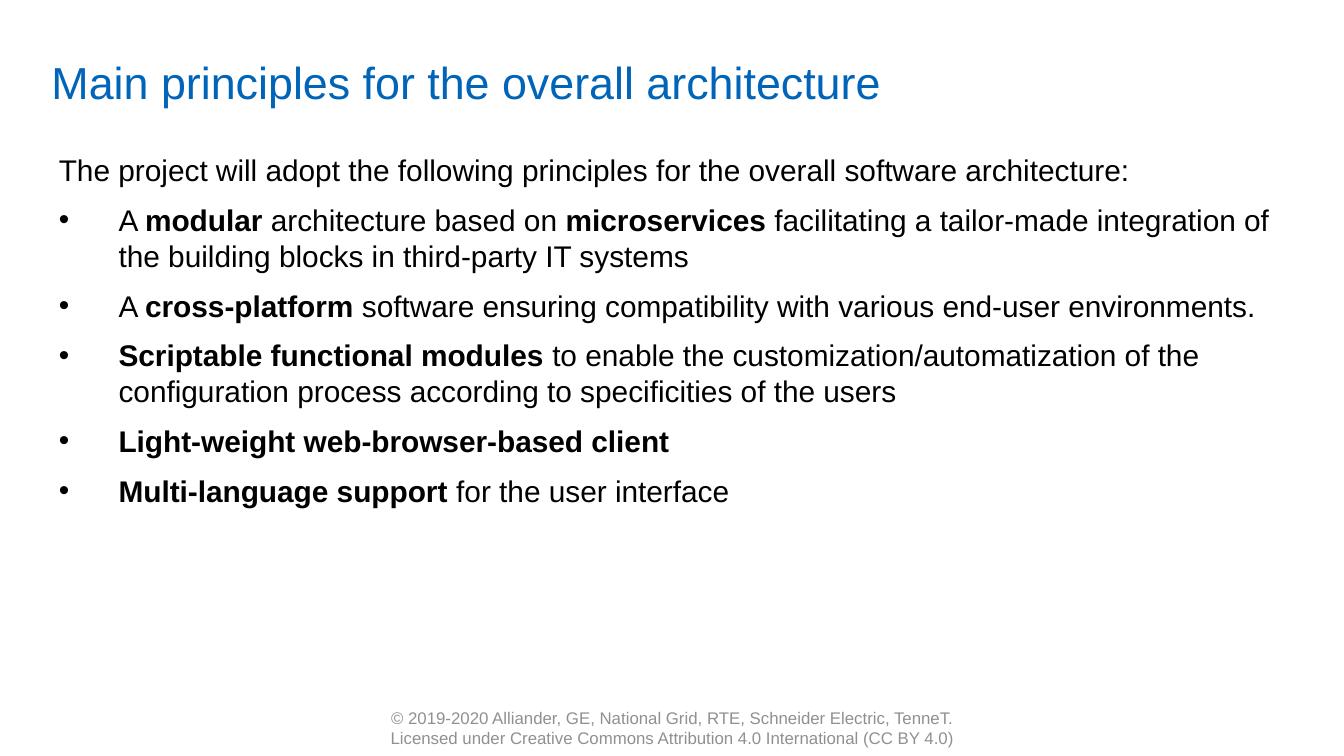
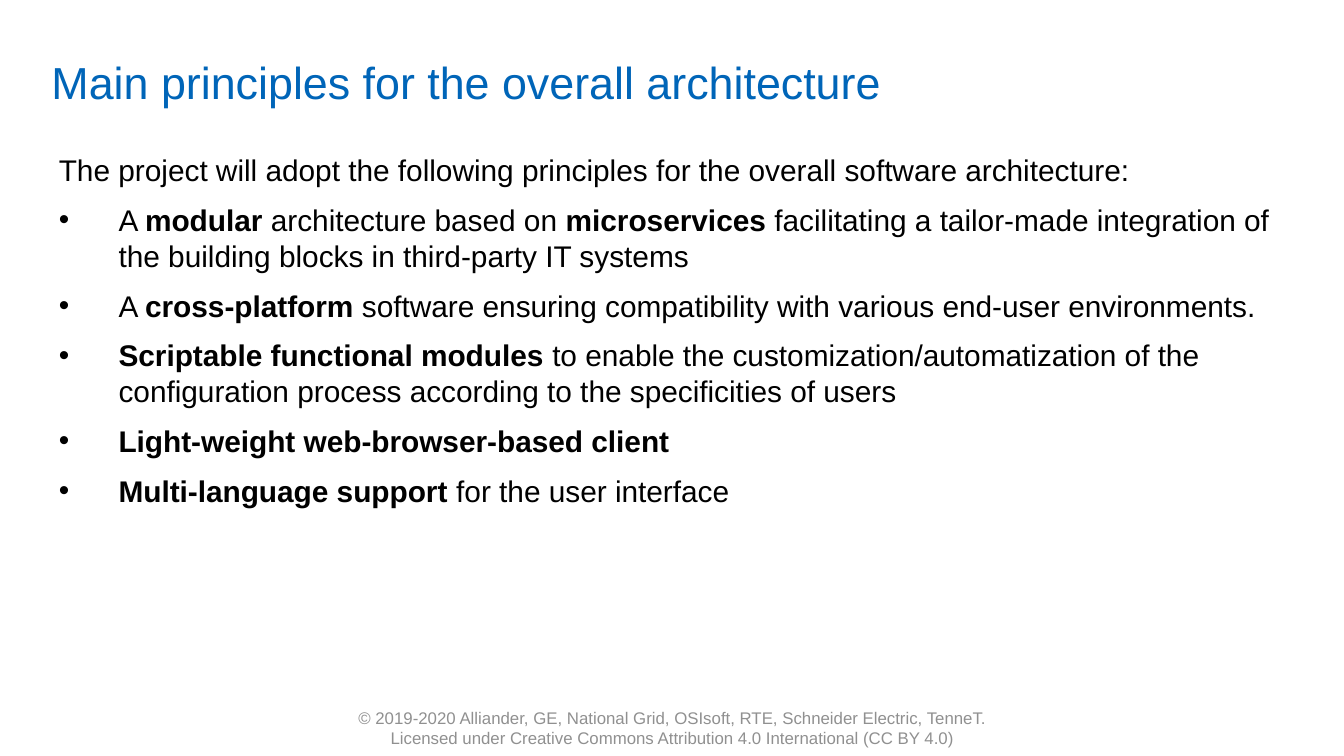
Before and after one commit to com-pas/contributing, a slide deck: slide 12 of roadmap-docs/CoMPAS Initial Roadmap - final version.pptx. Drawn at 1344x756 pixels with LibreOffice and Linux fonts; fonts in the diff are those of the drawing; background and template pictures are left out. Boxes give left, top, right and bottom in pixels: in the first picture for what was removed or moved away, otherwise in the second. Text is boxed around its words. In the diff, an @@ line names an element or a change of style, - is before the commit and + after.

```diff
--- a/roadmap-docs/CoMPAS Initial Roadmap - final version.pptx
+++ b/roadmap-docs/CoMPAS Initial Roadmap - final version.pptx
@@ text at [119, 344, 1199, 408]: text changed @@
-• Scriptable functional modules to enable the customization/automatization of the configuration process according to specificities of the users
+• Scriptable functional modules to enable the customization/automatization of the configuration process according to the specificities of users
@@ text at [375, 712, 986, 726]: text changed @@
-© 2019-2020 Alliander, GE, National Grid, RTE, Schneider Electric, TenneT.
+© 2019-2020 Alliander, GE, National Grid, OSIsoft, RTE, Schneider Electric, TenneT.
```
Also in this commit, not shown: 11 other slides changed.
